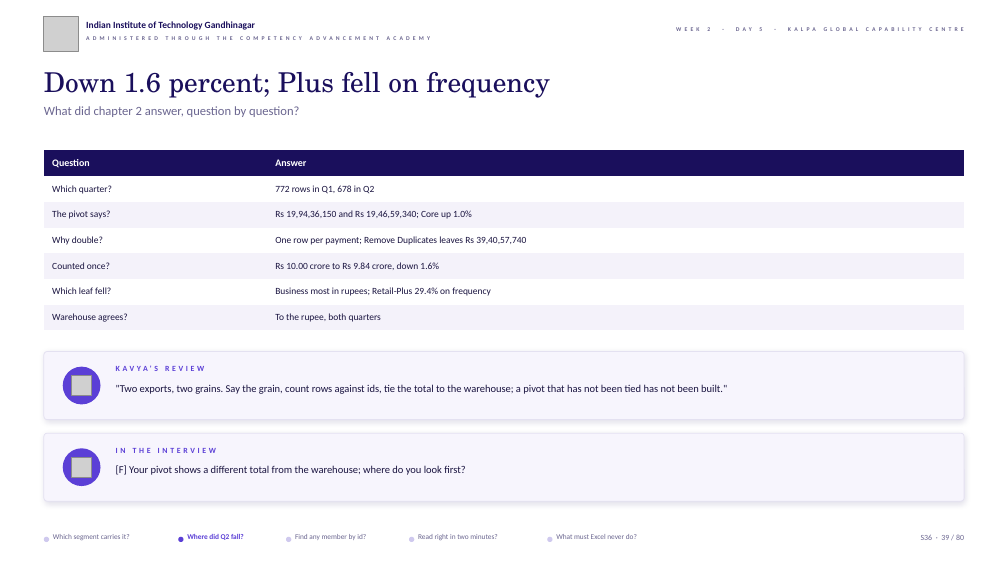
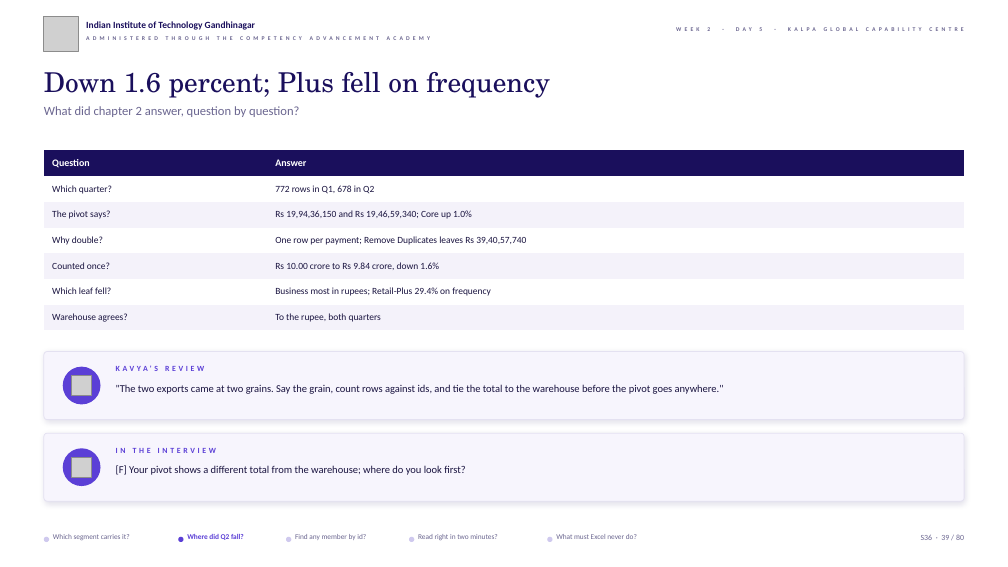
Before and after one commit to fde-academy-lab/c2-content-factory, a slide deck: slide 39 of content/W02/D5/slides/C2_W02_D05_half1_STUDENT.pptx. Drawn at 1008x567 pixels with LibreOffice and Linux fonts; fonts in the diff are those of the drawing; grey boxes stand for pictures; background and template pictures are left out. Boxes give left, top, right and bottom in pixels: in the first picture for what was removed or moved away, otherwise in the second. Text is boxed around its words. In the diff, an @@ line names an element or a change of style, - is before the commit and + after.

```diff
--- a/content/W02/D5/slides/C2_W02_D05_half1_STUDENT.pptx
+++ b/content/W02/D5/slides/C2_W02_D05_half1_STUDENT.pptx
@@ text at box(116, 384, 724, 394): text changed @@
-"Two exports, two grains. Say the grain, count rows against ids, tie the total to the warehouse; a pivot that has not been tied has not been built."
+"The two exports came at two grains. Say the grain, count rows against ids, and tie the total to the warehouse before the pivot goes anywhere."
```
Also in this commit, not shown: 1 other slide changed, 2 other files.
